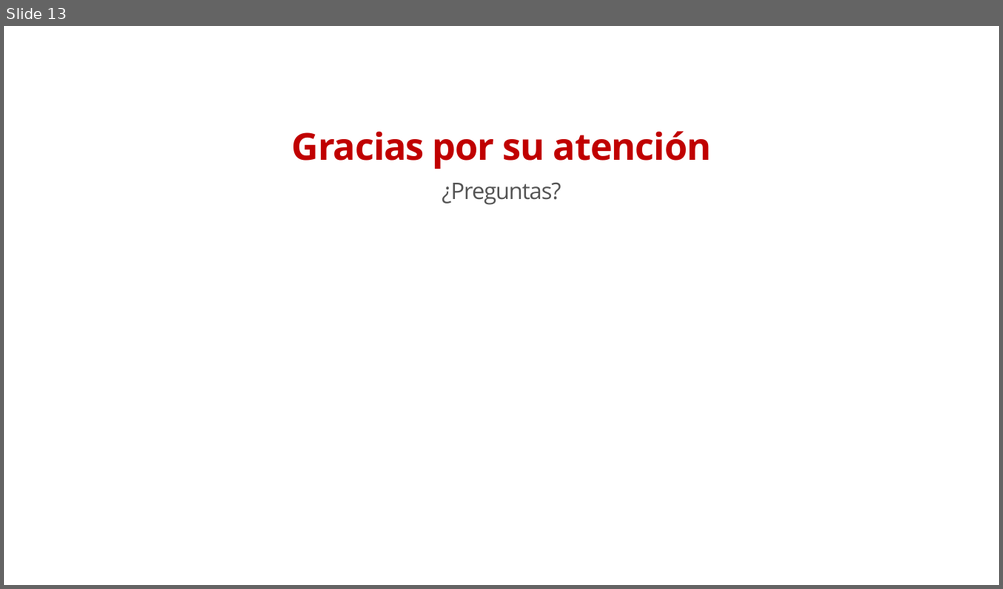
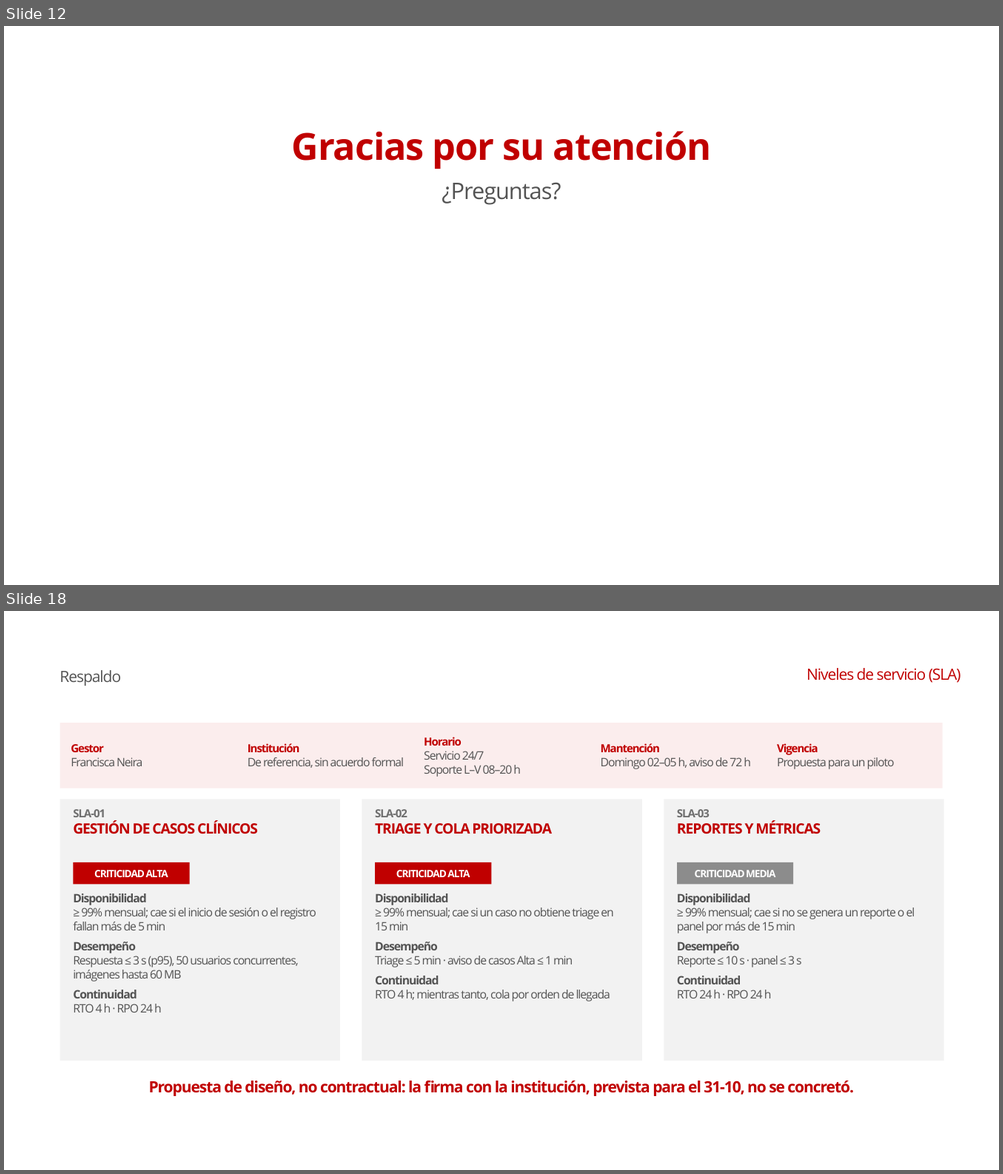
Before and after one commit to conEFE/Proyecto-Aurora, a slide deck: docs/informe_final/presentacion/Presentacion_Aurora_Informe_Final.pptx. Shown one above the other, each under a label of ours: slide 13 before the commit, slides 12 and 18 after it; the slides between them are not shown. The pictures are 1003x589 and 1003x1174 pixels, drawn with LibreOffice and Linux fonts; fonts in the diff are those of the drawing; background and template pictures are left out. Boxes give left, top, right and bottom in pixels: in the first picture for what was removed or moved away, otherwise in the second. Text is boxed around its words. In the diff, an @@ line names an element or a change of style, - is before the commit and + after.

```diff
--- a/docs/informe_final/presentacion/Presentacion_Aurora_Informe_Final.pptx
+++ b/docs/informe_final/presentacion/Presentacion_Aurora_Informe_Final.pptx
@@ slide 18 added at (x1=4, y1=611, x2=999, y2=1170), background #FFFFFF @@
@@ text added at (x1=60, y1=670, x2=121, y2=686), 30 pt, text #535353 @@
+Respaldo
@@ text added at (x1=806, y1=668, x2=961, y2=683), 30 pt, text #C00000 @@
+Niveles de servicio (SLA)
@@ rectangle added at (x1=60, y1=723, x2=942, y2=788), fill #FBEDED @@
@@ text added at (x1=247, y1=743, x2=404, y2=768), 22.5 pt, text #535353 @@
+Institución
+De referencia, sin acuerdo formal
@@ text added at (x1=424, y1=737, x2=521, y2=777), 22.5 pt, text #535353 @@
+Horario
+Servicio 24/7
+Soporte L–V 08–20 h
@@ text added at (x1=600, y1=743, x2=751, y2=769), 22.5 pt, text #535353 @@
+Mantención
+Domingo 02–05 h, aviso de 72 h
@@ text added at (x1=777, y1=743, x2=894, y2=769), 22.5 pt, text #535353 @@
+Vigencia
+Propuesta para un piloto
@@ text added at (x1=71, y1=744, x2=142, y2=766), 22.5 pt, text #535353 @@
+Gestor
+Francisca Neira
@@ rectangle added at (x1=60, y1=799, x2=340, y2=1061), fill #F2F2F2 @@
@@ text added at (x1=73, y1=809, x2=258, y2=834), 27.5 pt, text #C00000, bold @@
+SLA-01
+GESTIÓN DE CASOS CLÍNICOS
@@ rectangle added at (x1=361, y1=799, x2=642, y2=1061), fill #F2F2F2 @@
@@ text added at (x1=375, y1=809, x2=552, y2=834), 27.5 pt, text #C00000, bold @@
+SLA-02
+TRIAGE Y COLA PRIORIZADA
@@ rectangle added at (x1=663, y1=799, x2=943, y2=1061), fill #F2F2F2 @@
@@ text added at (x1=677, y1=809, x2=820, y2=834), 27.5 pt, text #C00000, bold @@
+SLA-03
+REPORTES Y MÉTRICAS
@@ rectangle added at (x1=73, y1=863, x2=189, y2=884), fill #C00000, 19.5 pt, text #FFFFFF, bold @@
+CRITICIDAD ALTA
@@ rectangle added at (x1=375, y1=863, x2=491, y2=884), fill #C00000, 19.5 pt, text #FFFFFF, bold @@
+CRITICIDAD ALTA
@@ rectangle added at (x1=677, y1=863, x2=793, y2=884), fill #8C8C8C, 19.5 pt, text #FFFFFF, bold @@
+CRITICIDAD MEDIA
@@ text added at (x1=73, y1=894, x2=316, y2=1013), 22.5 pt, text #535353 @@
+Disponibilidad
+≥ 99% mensual; cae si el inicio de sesión o el registro fallan más de 5 min
+Desempeño
+Respuesta ≤ 3 s (p95), 50 usuarios concurrentes, imágenes hasta 60 MB
+Continuidad
+RTO 4 h · RPO 24 h
@@ text added at (x1=375, y1=894, x2=613, y2=1002), 22.5 pt, text #535353 @@
+Disponibilidad
+≥ 99% mensual; cae si un caso no obtiene triage en 15 min
+Desempeño
+Triage ≤ 5 min · aviso de casos Alta ≤ 1 min
+Continuidad
+RTO 4 h; mientras tanto, cola por orden de llegada
@@ text added at (x1=677, y1=894, x2=915, y2=999), 22.5 pt, text #535353 @@
+Disponibilidad
+≥ 99% mensual; cae si no se genera un reporte o el panel por más de 15 min
+Desempeño
+Reporte ≤ 10 s · panel ≤ 3 s
+Continuidad
+RTO 24 h · RPO 24 h
@@ text added at (x1=149, y1=1081, x2=854, y2=1096), 30 pt, text #C00000, bold @@
+Propuesta de diseño, no contractual: la firma con la institución, prevista para el 31-10, no se concretó.
@@ rectangle added at (x1=799, y1=1133, x2=972, y2=1149), fill #FFFFFF @@
@@ what was slide 13 is now slide 12 @@
```
Also in this commit, not shown: 11 slides changed, 11 other slides added, 2 other files.
